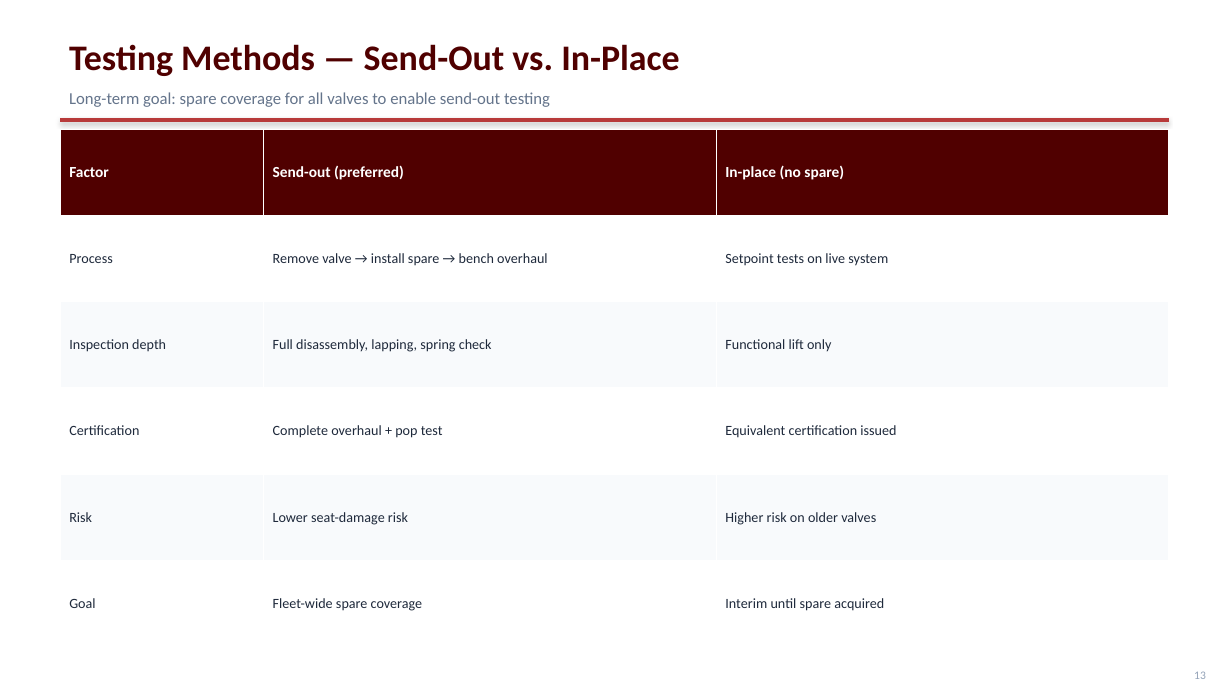
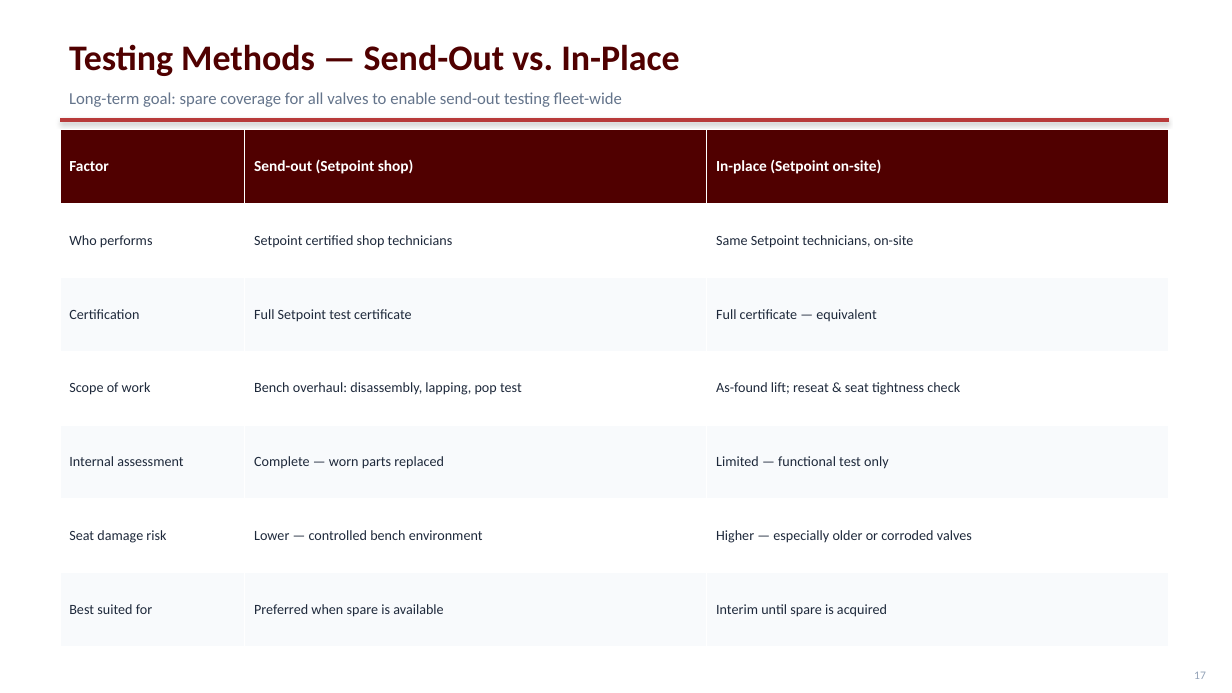
Before and after one commit to stavan12-a11y/PSV-Compliance-Tracking-Dashboard, a slide deck: slide 18 of docs/presentation/UES-Steam-Safety-Program.pptx (slide 14 before the commit). Drawn at 1232x693 pixels with LibreOffice and Linux fonts; fonts in the diff are those of the drawing. Boxes give left, top, right and bottom in pixels: in the first picture for what was removed or moved away, otherwise in the second. Text is boxed around its words. In the diff, an @@ line names an element or a change of style, - is before the commit and + after.

```diff
--- a/docs/presentation/UES-Steam-Safety-Program.pptx
+++ b/docs/presentation/UES-Steam-Safety-Program.pptx
@@ text at [69, 92, 622, 107]: text changed @@
-Long-term goal: spare coverage for all valves to enable send-out testing
+Long-term goal: spare coverage for all valves to enable send-out testing fleet-wide
@@ table at [60, 129, 1169, 647] @@
-row 1: Factor | Send-out (preferred) | In-place (no spare)
-row 2: Process | Remove valve → install spare → bench overhaul | Setpoint tests on live system
-row 3: Inspection depth | Full disassembly, lapping, spring check | Functional lift only
-row 4: Certification | Complete overhaul + pop test | Equivalent certification issued
-row 5: Risk | Lower seat-damage risk | Higher risk on older valves
-row 6: Goal | Fleet-wide spare coverage | Interim until spare acquired
+row 1: Factor | Send-out (Setpoint shop) | In-place (Setpoint on-site)
+row 2: Who performs | Setpoint certified shop technicians | Same Setpoint technicians, on-site
+row 3: Certification | Full Setpoint test certificate | Full certificate — equivalent
+row 4: Scope of work | Bench overhaul: disassembly, lapping, pop test | As-found lift; reseat & seat tightness check
+row 5: Internal assessment | Complete — worn parts replaced | Limited — functional test only
+row 6: Seat damage risk | Lower — controlled bench environment | Higher — especially older or corroded valves
+row 7: Best suited for | Preferred when spare is available | Interim until spare is acquired
@@ text at [1194, 671, 1206, 679]: text changed @@
-13
+17
```
Also in this commit, not shown: 9 other slides changed, 15 slides added, 7 slides removed, 1 other file.
